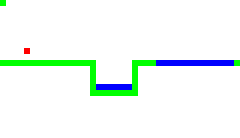
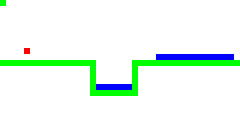
Comparing the layer stacks of the two 240 x 138 images. Changes:
painted on "Level 2" over box(156, 54, 234, 66)
removed layer "Layer" over box(156, 54, 234, 66)
removed layer "Background" over box(156, 54, 234, 66)
